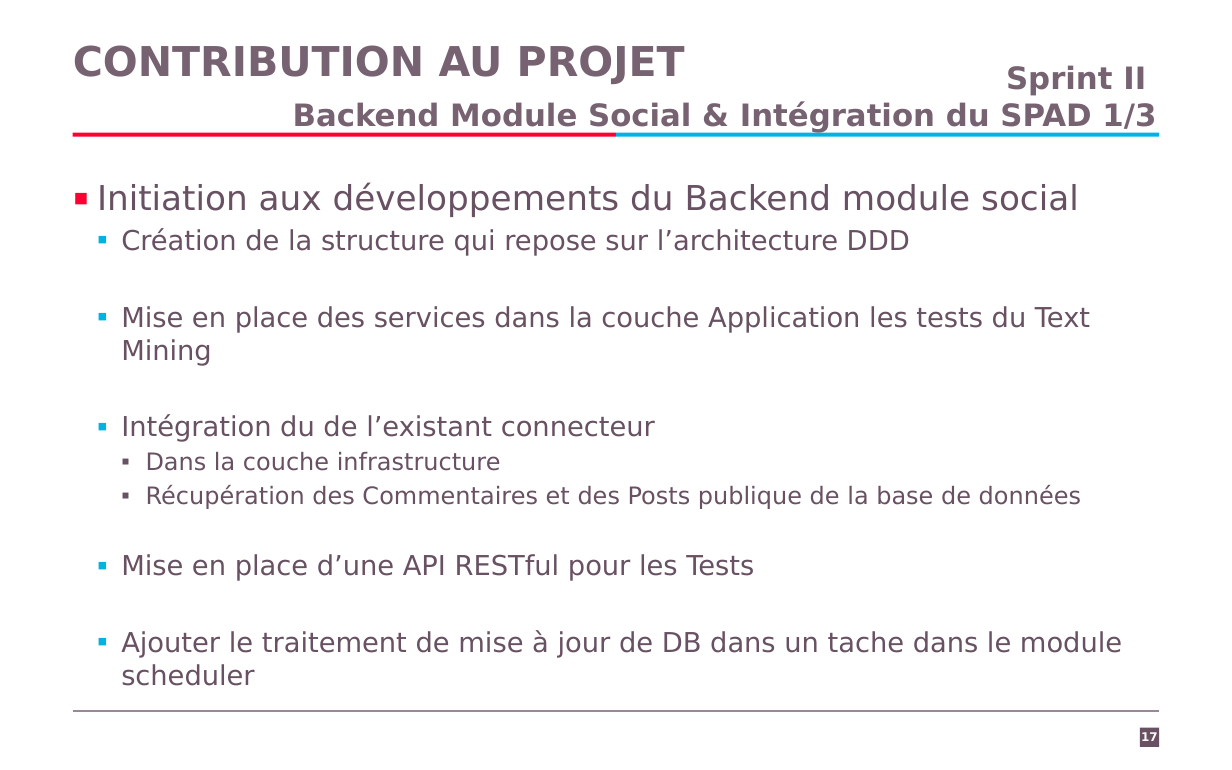
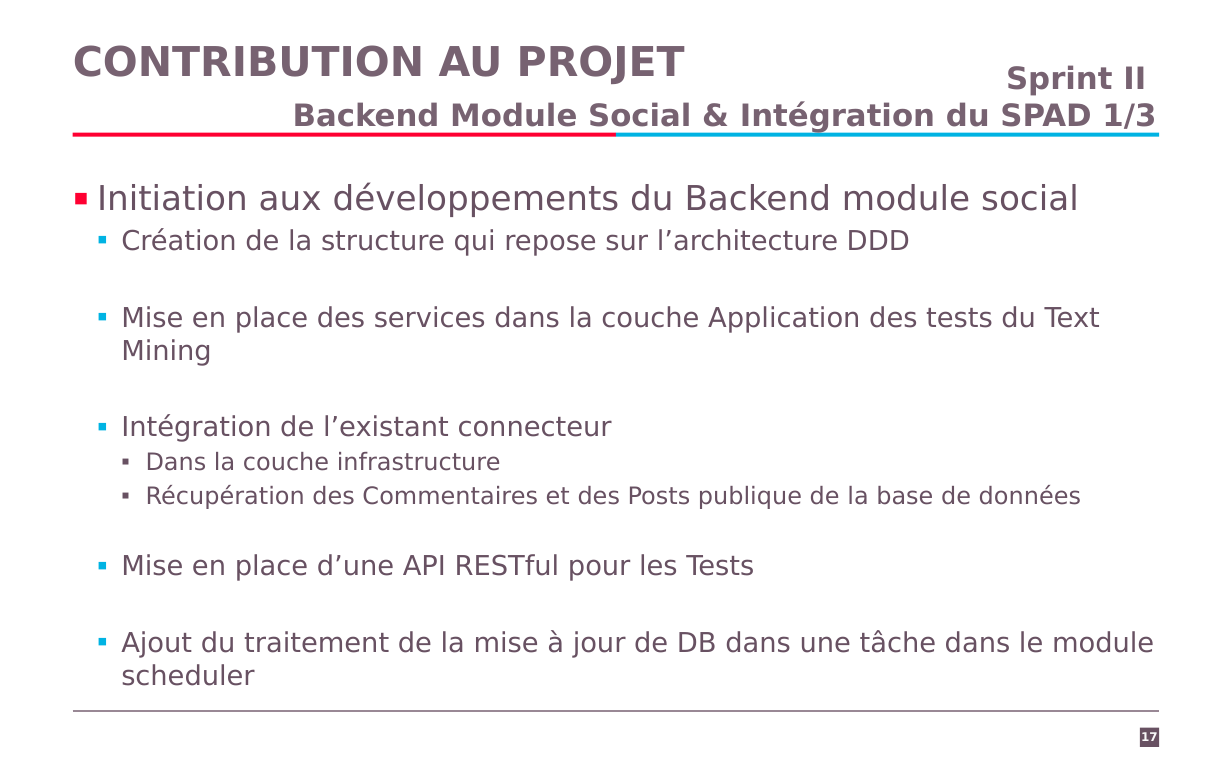
Before and after one commit to Kingsousse/Intership-Report-CRM, a slide deck: slide 17 of presentation.pptx. Drawn at 1232x770 pixels with LibreOffice and Linux fonts; fonts in the diff are those of the drawing; background and template pictures are left out. Boxes give left, top, right and bottom in pixels: in the first picture for what was removed or moved away, otherwise in the second. Text is boxed around its words. In the diff, an @@ line names an element or a change of style, - is before the commit and + after.

```diff
--- a/presentation.pptx
+++ b/presentation.pptx
@@ text at [121,306,1100,442]: text changed @@
-  ▪ Mise en place des services dans la couche Application les tests du Text Mining
-  ▪ Intégration du de l’existant connecteur
+  ▪ Mise en place des services dans la couche Application des tests du Text Mining
+  ▪ Intégration de l’existant connecteur
@@ text at [121,630,1154,686]: text changed @@
-  ▪ Ajouter le traitement de mise à jour de DB dans un tache dans le module scheduler
+  ▪ Ajout du traitement de la mise à jour de DB dans une tâche dans le module scheduler
```
Also in this commit, not shown: 9 other slides changed, 1 other file.
